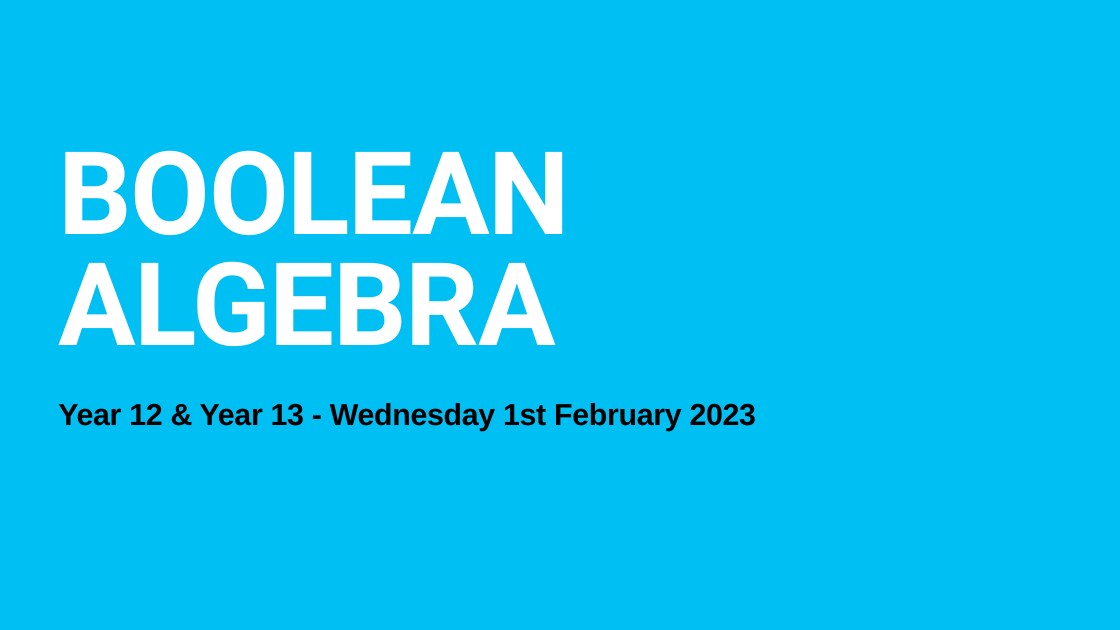
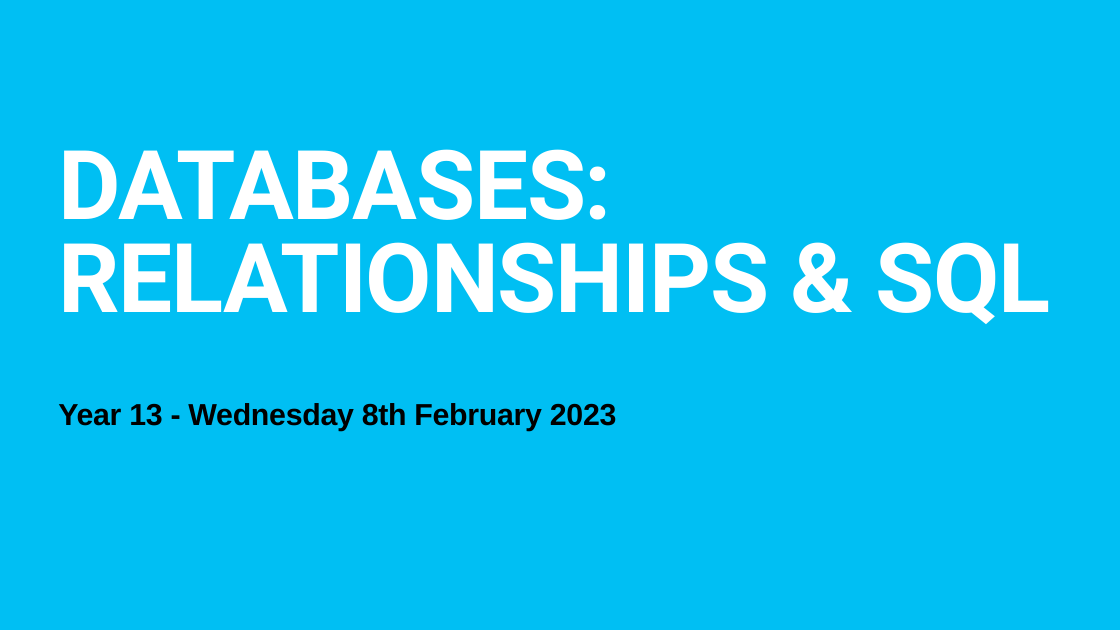
Before and after one commit to TommyWoodley/teaching, a slide deck: slide 1 of ALevel/Databases/Databases.pptx. Drawn at 1120x630 pixels with LibreOffice and Linux fonts; fonts in the diff are those of the drawing. Boxes give left, top, right and bottom in pixels: in the first picture for what was removed or moved away, otherwise in the second. Text is boxed around its words. In the diff, an @@ line names an element or a change of style, - is before the commit and + after.

Commit message:
upload of final databases lesson

```diff
--- a/ALevel/Databases/Databases.pptx
+++ b/ALevel/Databases/Databases.pptx
@@ title at [58, 149, 1050, 324]: text changed; size 198 to 165 pt @@
-BOOLEAN
-ALGEBRA
+DATABASES:
+RELATIONSHIPS & SQL
@@ subtitle at [58, 403, 617, 431]: text changed @@
-Year 12 & Year 13 - Wednesday 1st February 2023
+Year 13 - Wednesday 8th February 2023
```
Also in this commit, not shown: 18 slides added, 8 slides removed, 10 other files.
